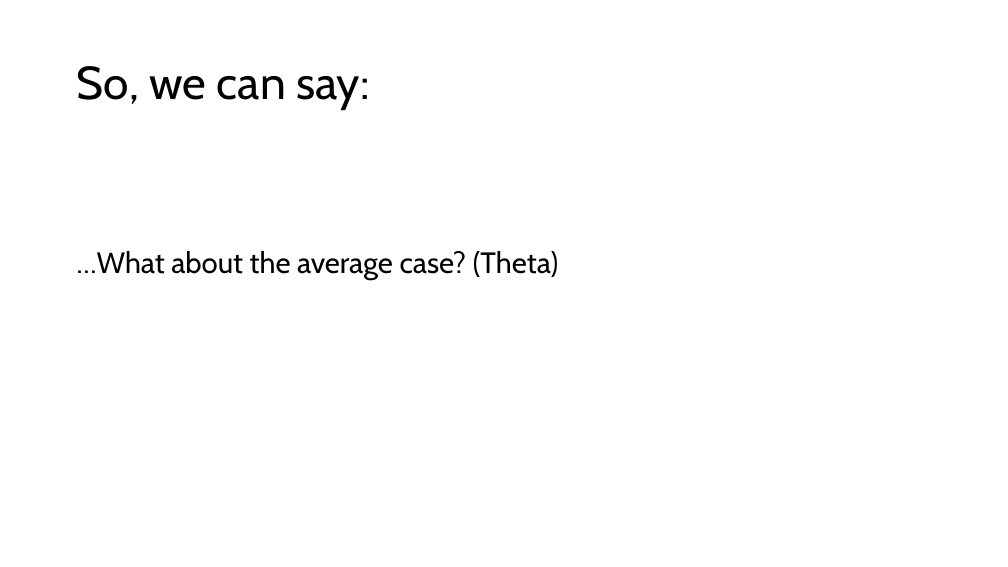
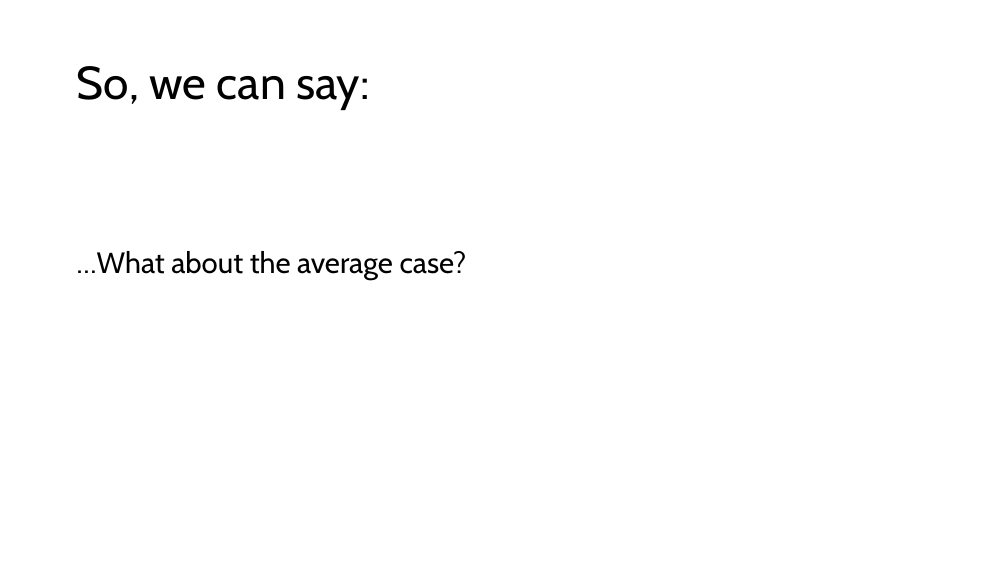
Before and after one commit to RobertNagy299/dsa-i-teaching, a slide deck: slide 50 of MyOwnPresentations/Data Structures and Algorithms I.pptx (slide 46 before the commit). Drawn at 1008x567 pixels with LibreOffice and Linux fonts; fonts in the diff are those of the drawing; grey boxes stand for pictures. Boxes give left, top, right and bottom in pixels: in the first picture for what was removed or moved away, otherwise in the second. Text is boxed around its words. In the diff, an @@ line names an element or a change of style, - is before the commit and + after.

```diff
--- a/MyOwnPresentations/Data Structures and Algorithms I.pptx
+++ b/MyOwnPresentations/Data Structures and Algorithms I.pptx
@@ text at (77, 251, 467, 280): text changed @@
-…What about the average case? (Theta)
+…What about the average case?
```
Also in this commit, not shown: 3 other slides changed, 9 slides added, 2 other files.
